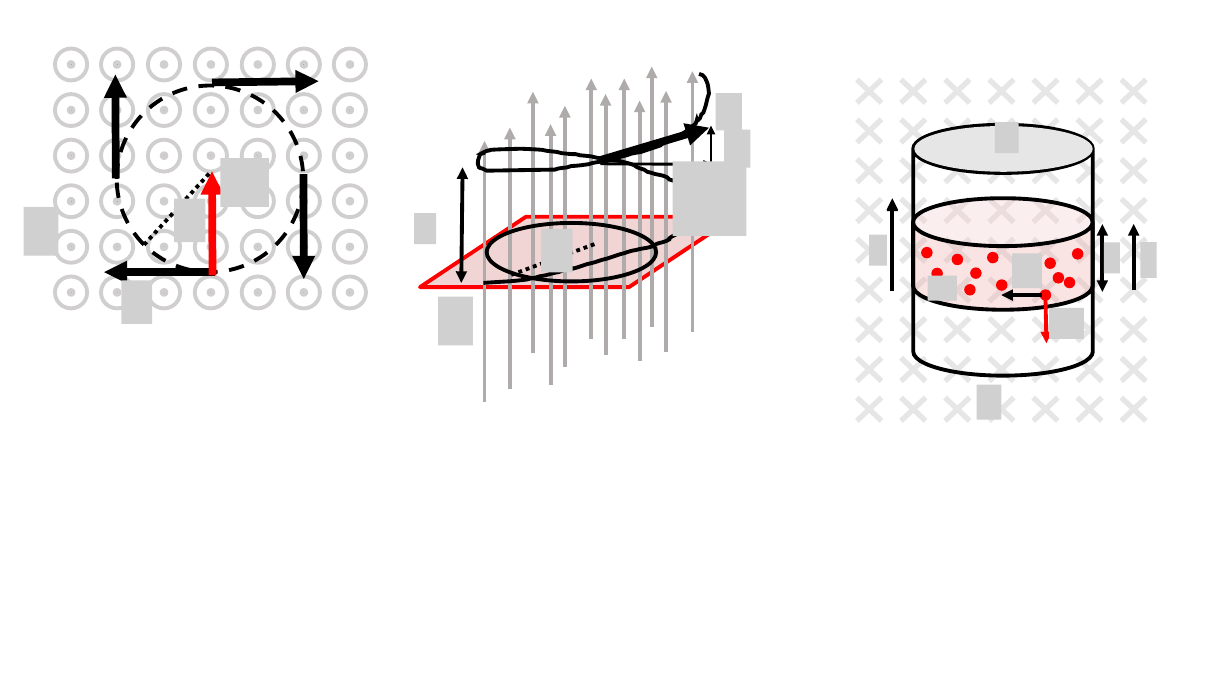
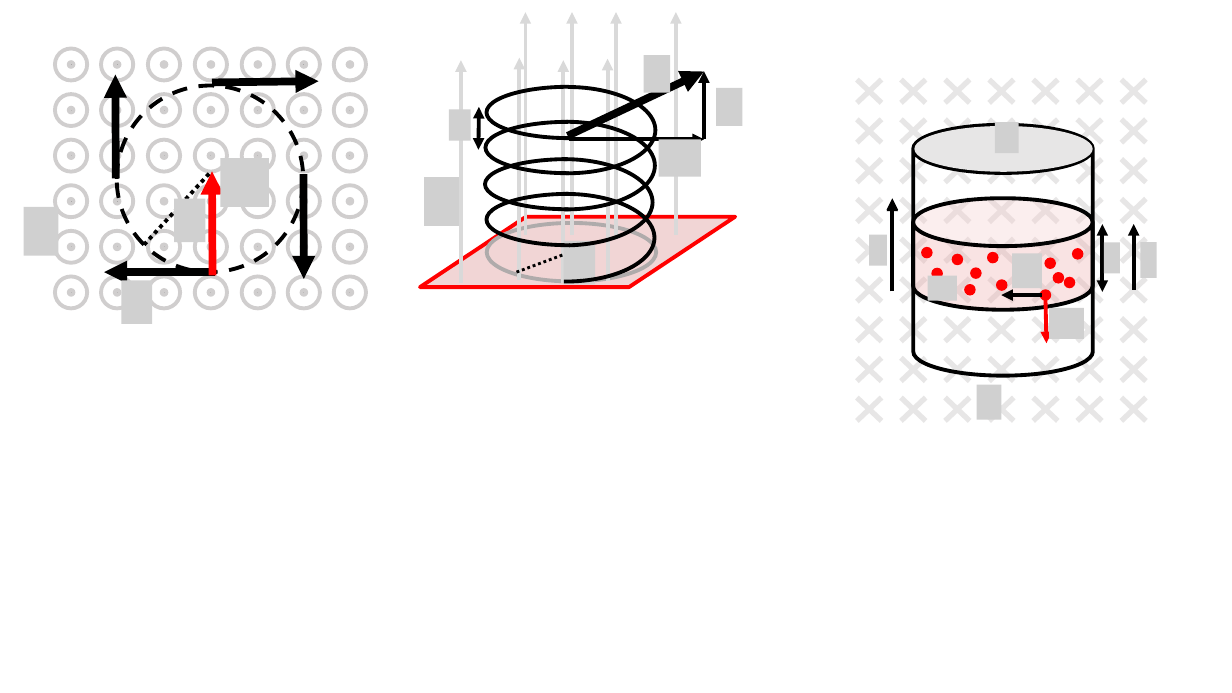
Before and after one commit to OSTP/PhysicsArtofModelling, a slide deck: slide 3 of tex/figures/MagneticForce/Figures.pptx. Drawn at 1232x693 pixels with LibreOffice and Linux fonts; fonts in the diff are those of the drawing; grey boxes stand for pictures. Boxes give left, top, right and bottom in pixels: in the first picture for what was removed or moved away, otherwise in the second. Text is boxed around its words. In the diff, an @@ line names an element or a change of style, - is before the commit and + after.

```diff
--- a/tex/figures/MagneticForce/Figures.pptx
+++ b/tex/figures/MagneticForce/Figures.pptx
@@ arrow added from (526, 235) to (526, 12), #D9D9D9 3 pt @@
@@ arrow added from (572, 235) to (572, 12), #D9D9D9 3 pt @@
@@ arrow moved from (625, 339) - (625, 79) to (616, 235) - (616, 12) @@
@@ arrow (616, 235) - (616, 12): stroke #AFABAB 3 pt to #D9D9D9 3 pt @@
@@ arrow moved from (692, 332) - (692, 71) to (677, 235) - (677, 12) @@
@@ arrow (677, 235) - (677, 12): stroke #AFABAB 3 pt to #D9D9D9 3 pt @@
@@ arrow moved from (510, 388) - (510, 128) to (519, 280) - (519, 58) @@
@@ arrow (519, 280) - (519, 58): stroke #AFABAB 3 pt to #D9D9D9 3 pt @@
@@ arrow moved from (592, 339) - (592, 79) to (608, 281) - (608, 59) @@
@@ arrow (608, 281) - (608, 59): stroke #AFABAB 3 pt to #D9D9D9 3 pt @@
@@ picture added at bbox=[644, 55, 671, 92] @@
@@ arrow moved from (533, 353) - (533, 91) to (461, 283) - (461, 60) @@
@@ arrow (461, 283) - (461, 60): stroke #AFABAB 3 pt to #D9D9D9 3 pt @@
@@ group added at bbox=[475, 87, 655, 282]: 8 arc (boxed as its full ellipse)s @@
@@ arrow moved from (565, 367) - (565, 106) to (564, 283) - (564, 60) @@
@@ arrow (564, 283) - (564, 60): stroke #AFABAB 3 pt to #D9D9D9 3 pt @@
@@ arrow moved from (600, 160) - (709, 128) to (567, 136) - (704, 71) @@
@@ arrow moved from (711, 164) - (711, 126) to (704, 140) - (704, 71) @@
@@ arrow (704, 140) - (704, 71): stroke #000000 2.25 pt to #000000 3 pt @@
@@ picture: place and size @@
-picture at bbox=[715, 93, 742, 130]
+picture at bbox=[716, 88, 743, 126]
@@ picture added at bbox=[449, 109, 471, 140] @@
@@ double arrow moved from (463, 167) - (461, 283) to (479, 107) - (479, 150) @@
@@ arrow moved from (601, 164) - (713, 165) to (568, 140) - (704, 140) @@
@@ arrow (568, 140) - (704, 140): stroke #000000 2.25 pt to #000000 3 pt @@
@@ picture added at bbox=[659, 140, 701, 177] @@
@@ picture added at bbox=[424, 177, 459, 226] @@
@@ ellipse at bbox=[487, 223, 656, 281]: outline #000000 3 pt to #AFABAB 3 pt @@
@@ line moved from (511, 274) - (598, 243) to (517, 273) - (572, 251) @@
@@ line (517, 273) - (572, 251): stroke #000000 3 pt dashed to #000000 2.25 pt dashed @@
@@ picture added at bbox=[564, 241, 595, 285] @@
@@ group removed at bbox=[414, 67, 751, 402]: 6 arrows, 5 pictures, 1 freeform shape @@
```
Also in this commit, not shown: 1 other slide changed, 6 slides added, 11 other files.
